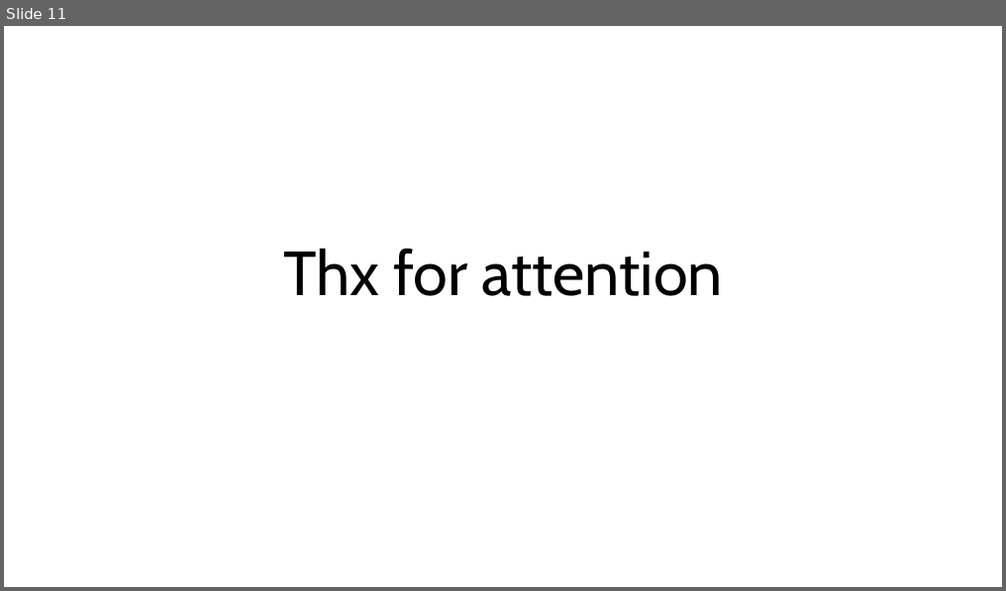
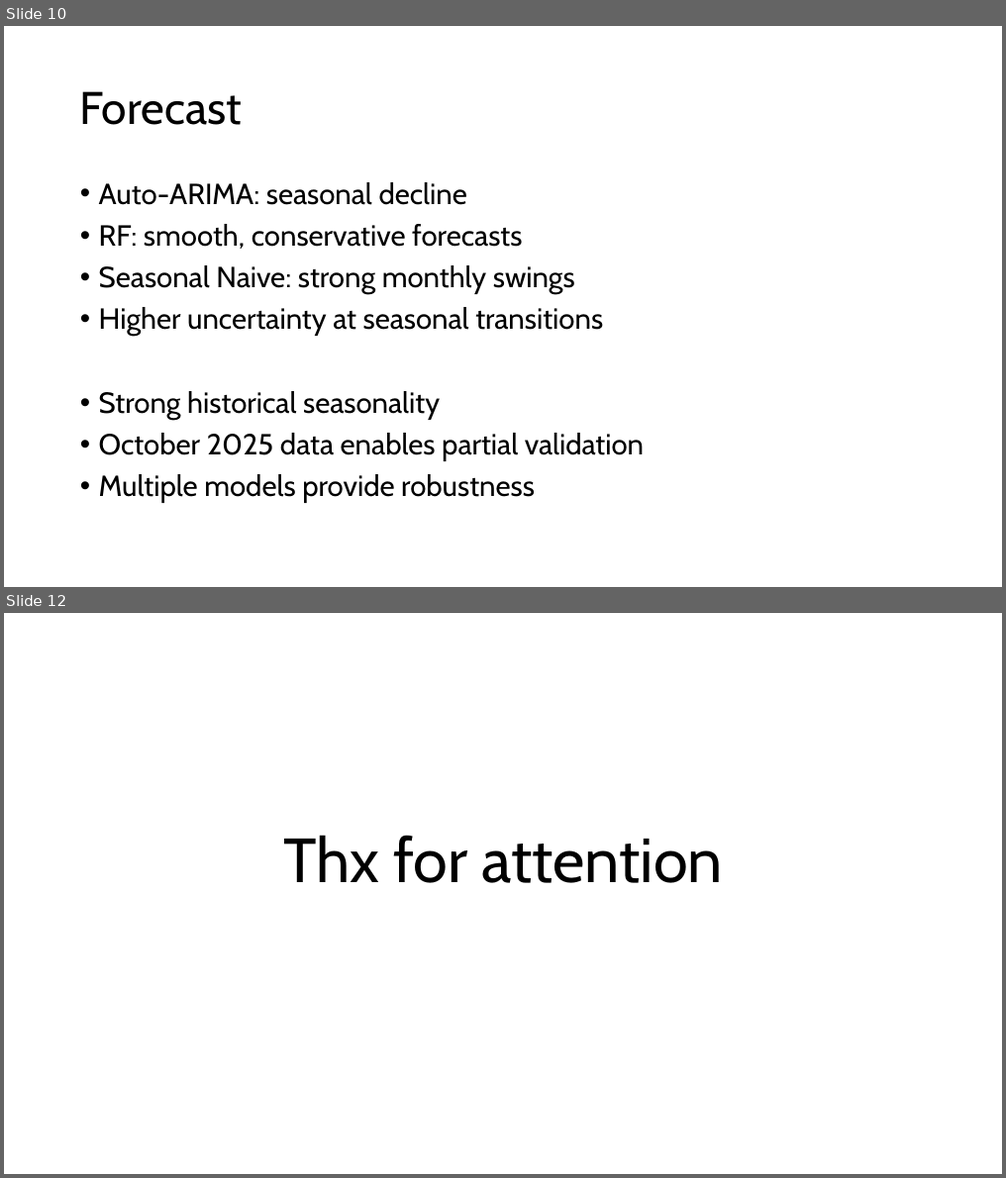
Before and after one commit to andreasranzmaier/TIS3-Fitzgerald, a slide deck: PitchDeck.pptx. Shown one above the other, each under a label of ours: slide 11 before the commit, slides 10 and 12 after it; the slides between them are not shown. The pictures are 1006x591 and 1006x1178 pixels, drawn with LibreOffice and Linux fonts; fonts in the diff are those of the drawing. Boxes give left, top, right and bottom in pixels: in the first picture for what was removed or moved away, otherwise in the second. Text is boxed around its words. In the diff, an @@ line names an element or a change of style, - is before the commit and + after.

```diff
--- a/PitchDeck.pptx
+++ b/PitchDeck.pptx
@@ slide 10 added at bbox=[4, 26, 1002, 587], background #FFFFFF @@
@@ title added at bbox=[80, 91, 242, 125], 44 pt, text #000000 @@
+Forecast
@@ text added at bbox=[99, 182, 644, 503], 28 pt, text #000000 @@
+• Auto-ARIMA: seasonal decline
+• RF: smooth, conservative forecasts
+• Seasonal Naive: strong monthly swings
+• Higher uncertainty at seasonal transitions
+• Strong historical seasonality
+• October 2025 data enables partial validation
+• Multiple models provide robustness
@@ what was slide 11 is now slide 12 @@
```
Also in this commit, not shown: 5 slides changed, 5 other slides added, 5 slides removed.
